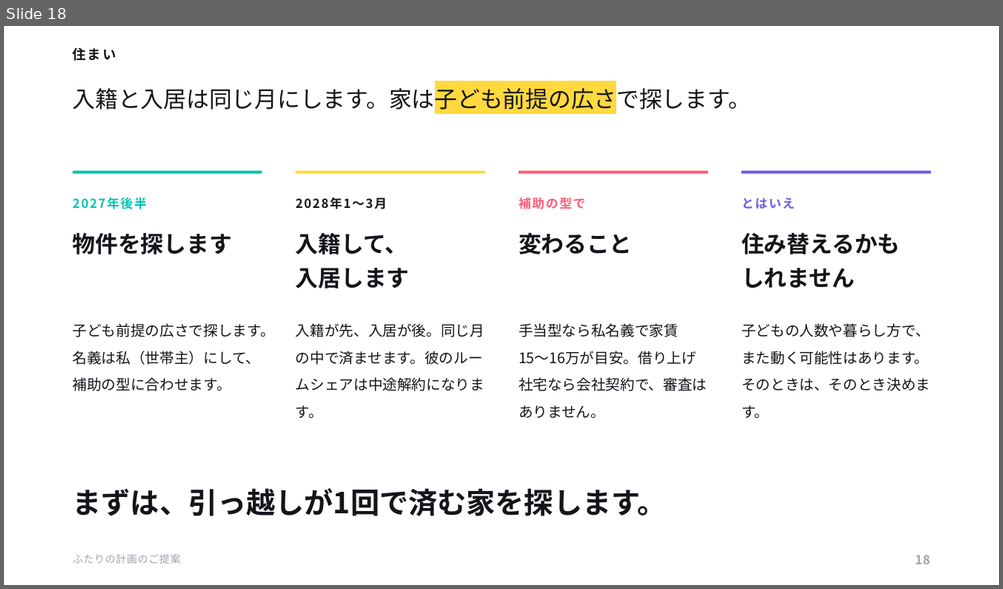
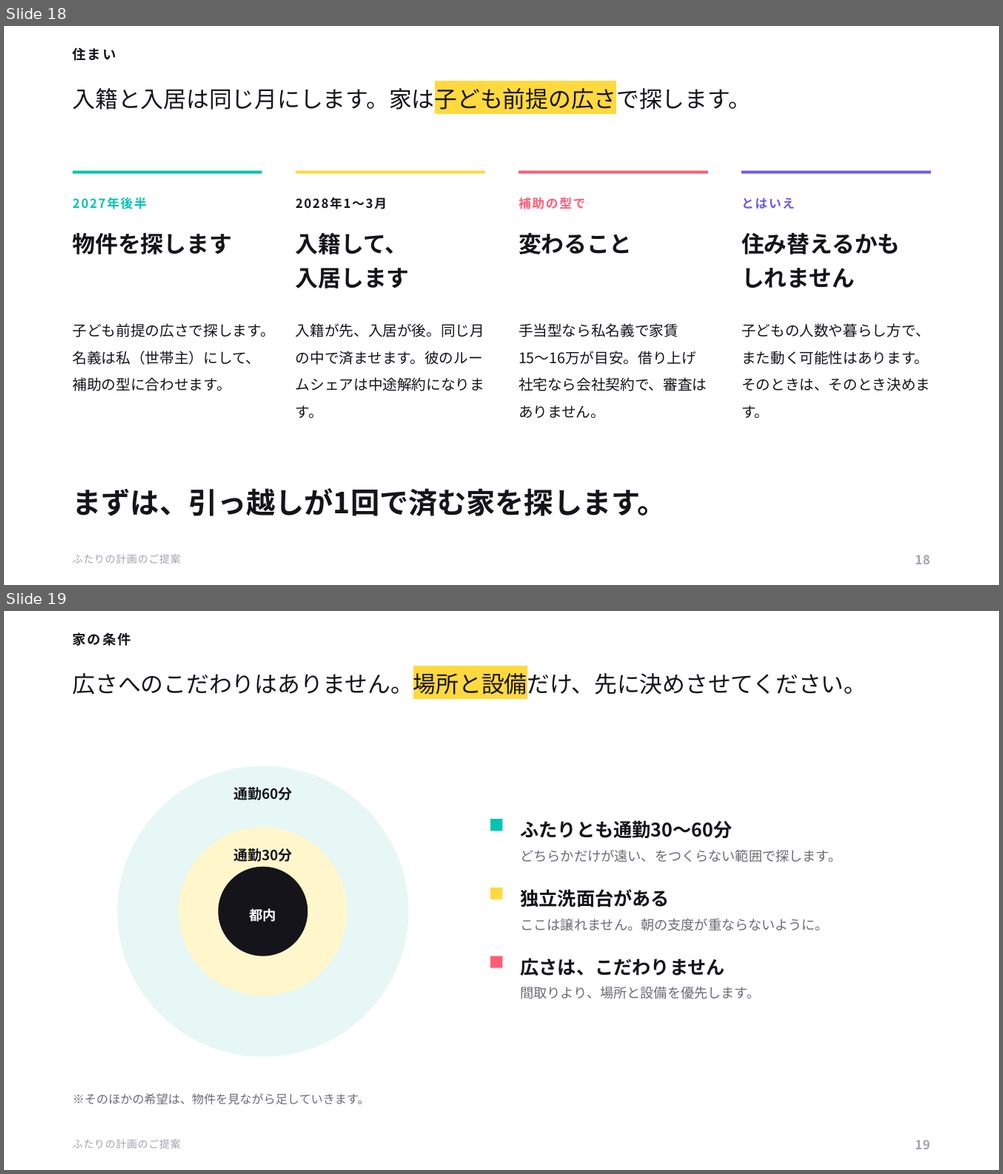
Before and after one commit to ayaka1933-glitch/portfolio, a slide deck: proposal/ふたりの計画のご提案.pptx. Shown one above the other, each under a label of ours: slide 18 before the commit, slides 18 and 19 after it. The pictures are 1003x589 and 1003x1174 pixels, drawn with LibreOffice and Linux fonts; fonts in the diff are those of the drawing. Boxes give left, top, right and bottom in pixels: in the first picture for what was removed or moved away, otherwise in the second. Text is boxed around its words. In the diff, an @@ line names an element or a change of style, - is before the commit and + after.

```diff
--- a/proposal/ふたりの計画のご提案.pptx
+++ b/proposal/ふたりの計画のご提案.pptx
@@ slide 19 added at [4, 611, 999, 1170], background #FFFFFF @@
@@ text added at [73, 632, 131, 646], 13 pt, text #14141A, bold @@
+家の条件
@@ text added at [73, 669, 867, 698], 22 pt, text #14141A @@
+広さへのこだわりはありません。場所と設備だけ、先に決めさせてください。
@@ ellipse added at [117, 766, 408, 1057], fill #E6F7F5 @@
@@ text added at [233, 787, 292, 800], 13.5 pt, text #14141A, bold @@
+通勤60分
@@ ellipse added at [179, 827, 347, 996], fill #FFF6CC @@
@@ rectangle added at [490, 819, 503, 831], fill #00C4B3 @@
@@ text added at [521, 820, 732, 839], 18 pt, text #14141A, bold @@
+ふたりとも通勤30〜60分
@@ text added at [233, 849, 292, 862], 13.5 pt, text #14141A, bold @@
+通勤30分
@@ text added at [521, 849, 842, 863], 13 pt, text #6B6B76 @@
+どちらかだけが遠い、をつくらない範囲で探します。
@@ ellipse added at [218, 867, 307, 957], fill #14141A, 13 pt, text #FFFFFF, bold @@
+都内
@@ rectangle added at [490, 888, 503, 900], fill #FFD93D @@
@@ text added at [521, 889, 670, 908], 18 pt, text #14141A, bold @@
+独立洗面台がある
@@ text added at [521, 918, 829, 931], 13 pt, text #6B6B76 @@
+ここは譲れません。朝の支度が重ならないように。
@@ rectangle added at [490, 957, 503, 968], fill #FF5C77 @@
@@ text added at [521, 958, 725, 976], 18 pt, text #14141A, bold @@
+広さは、こだわりません
@@ text added at [521, 987, 760, 999], 13 pt, text #6B6B76 @@
+間取りより、場所と設備を優先します。
@@ text added at [73, 1093, 370, 1105], 11.5 pt, text #6B6B76 @@
+※そのほかの希望は、物件を見ながら足していきます。
@@ text added at [73, 1139, 181, 1149], 10 pt, text #A3A3AE @@
+ふたりの計画のご提案
@@ text added at [915, 1140, 930, 1150], 12 pt, text #A3A3AE, bold @@
+19
```
Also in this commit, not shown: 4 slides changed, 1 other slide added, 4 other files.
